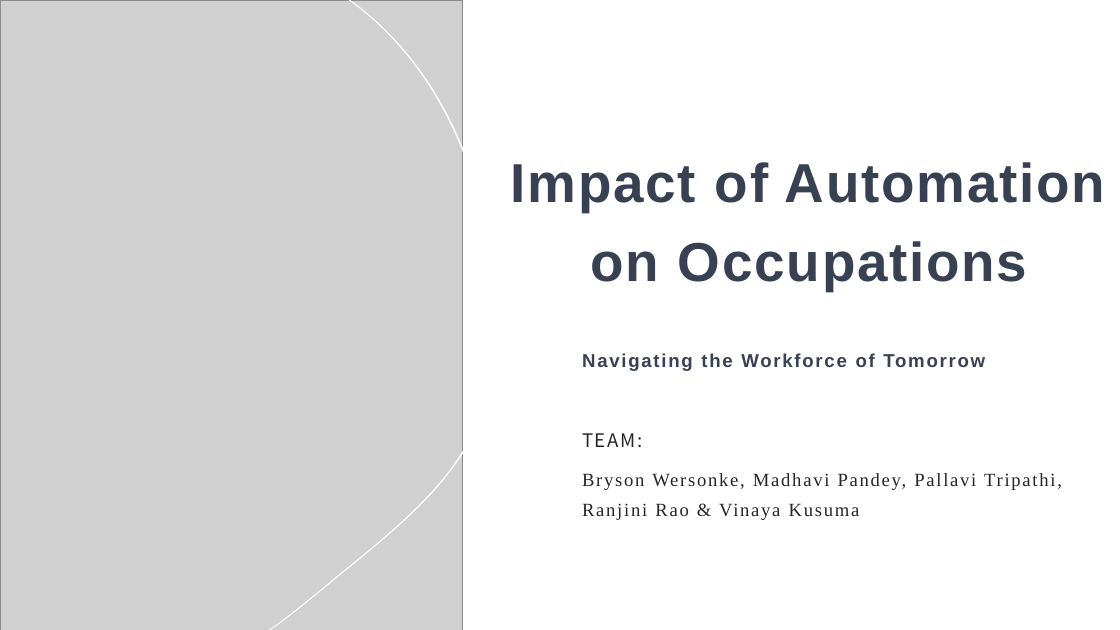
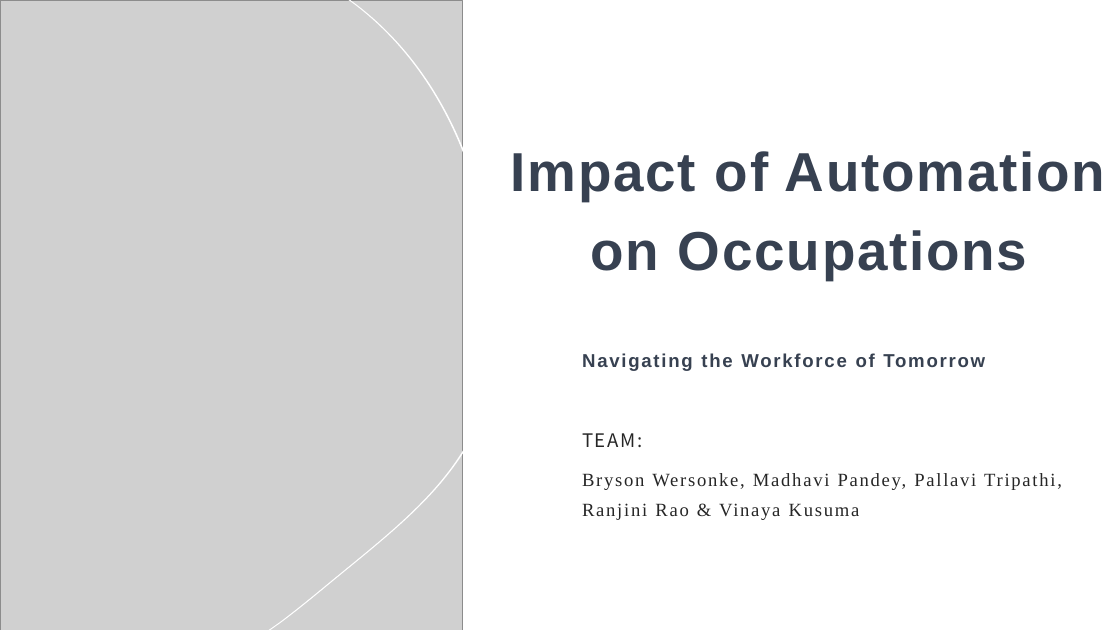
Before and after one commit to vinaya-kusuma/Project1, a slide deck: slide 1 of Project1.pptx. Drawn at 1120x630 pixels with LibreOffice and Linux fonts; fonts in the diff are those of the drawing; grey boxes stand for pictures. Boxes give left, top, right and bottom in pixels: in the first picture for what was removed or moved away, otherwise in the second. Text is boxed around its words. In the diff, an @@ line names an element or a change of style, - is before the commit and + after.

```diff
--- a/Project1.pptx
+++ b/Project1.pptx
@@ title "Impact of Automation on Occupations": place and size @@
-title "Impact of Automation on Occupations" at (511, 162, 1105, 291)
+title "Impact of Automation on Occupations" at (511, 151, 1105, 280)
```
Also in this commit, not shown: 4 other slides changed, 5 slides added, 5 slides removed.
